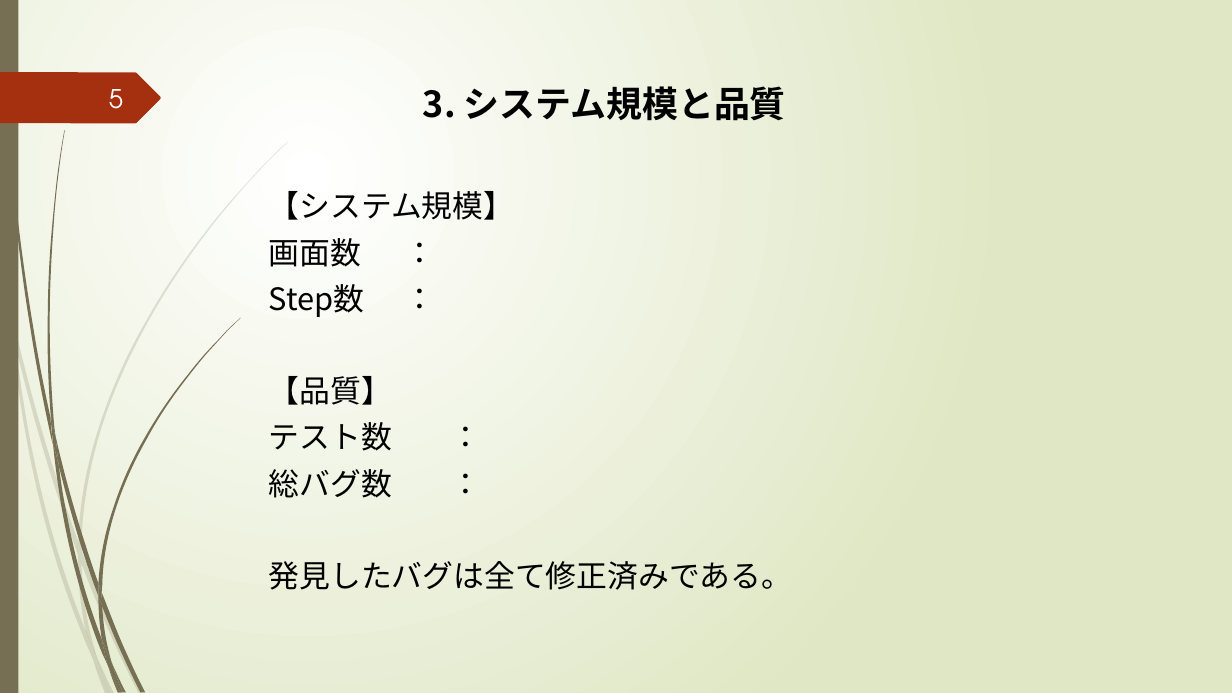
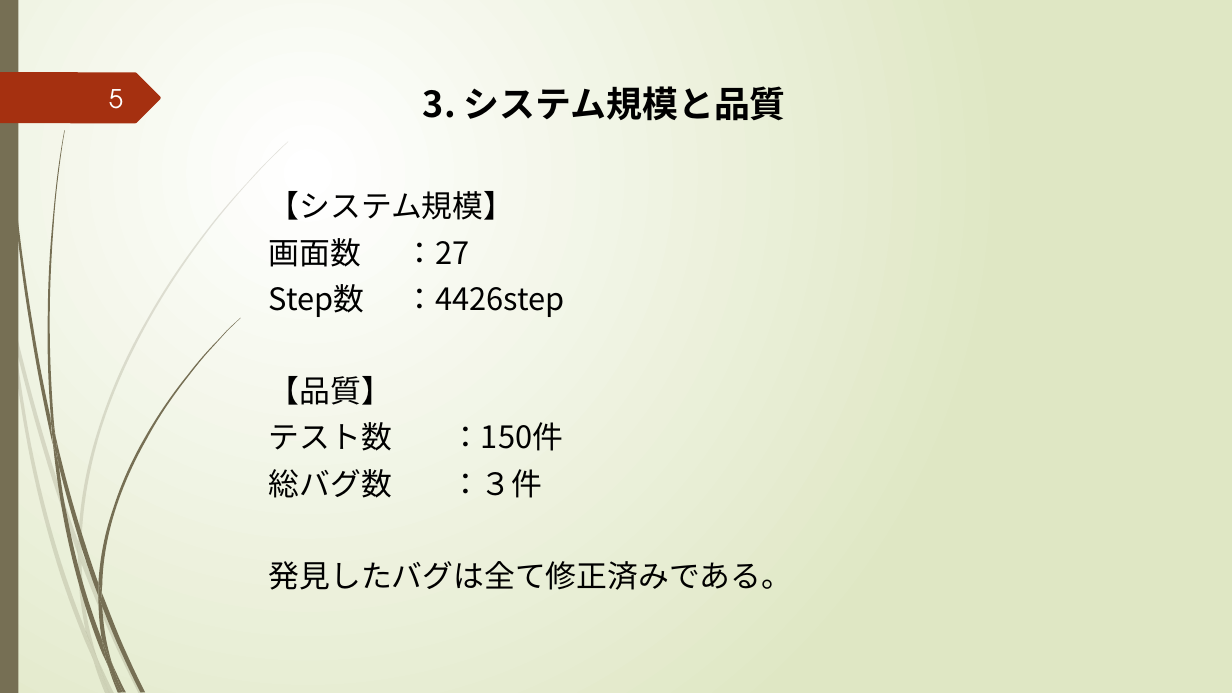
Before and after one commit to k-kuru/team_develop, a slide deck: slide 5 of 05_チーム開発演習_発表会資料/05_チーム開発演習_発表会資料_チーム3.pptx. Drawn at 1232x693 pixels with LibreOffice and Linux fonts; fonts in the diff are those of the drawing. Boxes give left, top, right and bottom in pixels: in the first picture for what was removed or moved away, otherwise in the second. Text is boxed around its words. In the diff, an @@ line names an element or a change of style, - is before the commit and + after.

```diff
--- a/05_チーム開発演習_発表会資料/05_チーム開発演習_発表会資料_チーム3.pptx
+++ b/05_チーム開発演習_発表会資料/05_チーム開発演習_発表会資料_チーム3.pptx
@@ text at [269, 238, 565, 317]: text changed @@
-画面数 ：
-Step数 ：
+画面数 ：27
+Step数 ：4426step
@@ text at [269, 422, 542, 498]: text changed @@
-テスト数 ：
-総バグ数 ：
+テスト数 ：150件
+総バグ数 ：３件
```
Also in this commit, not shown: 11 other slides changed, 3 slides added, 3 other files.
